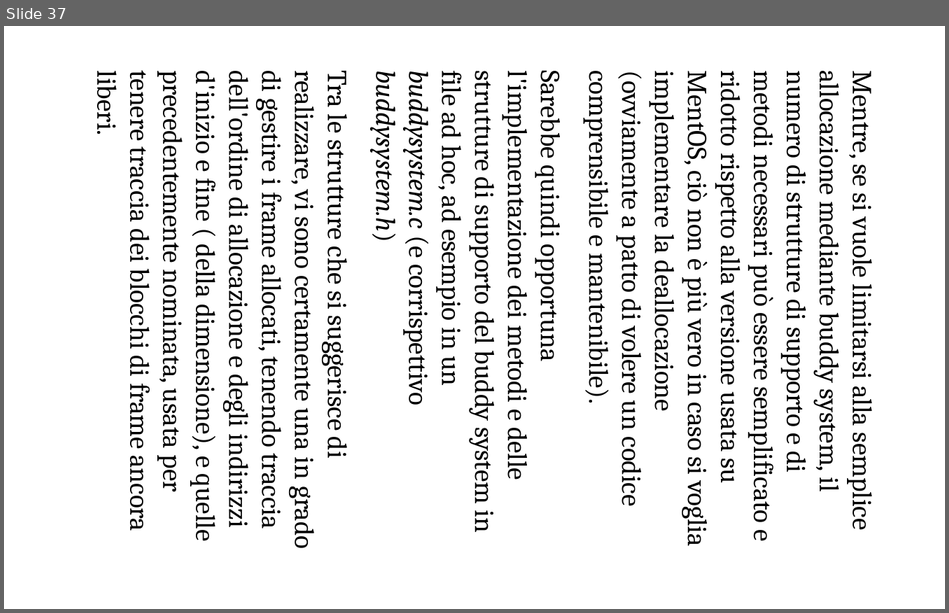
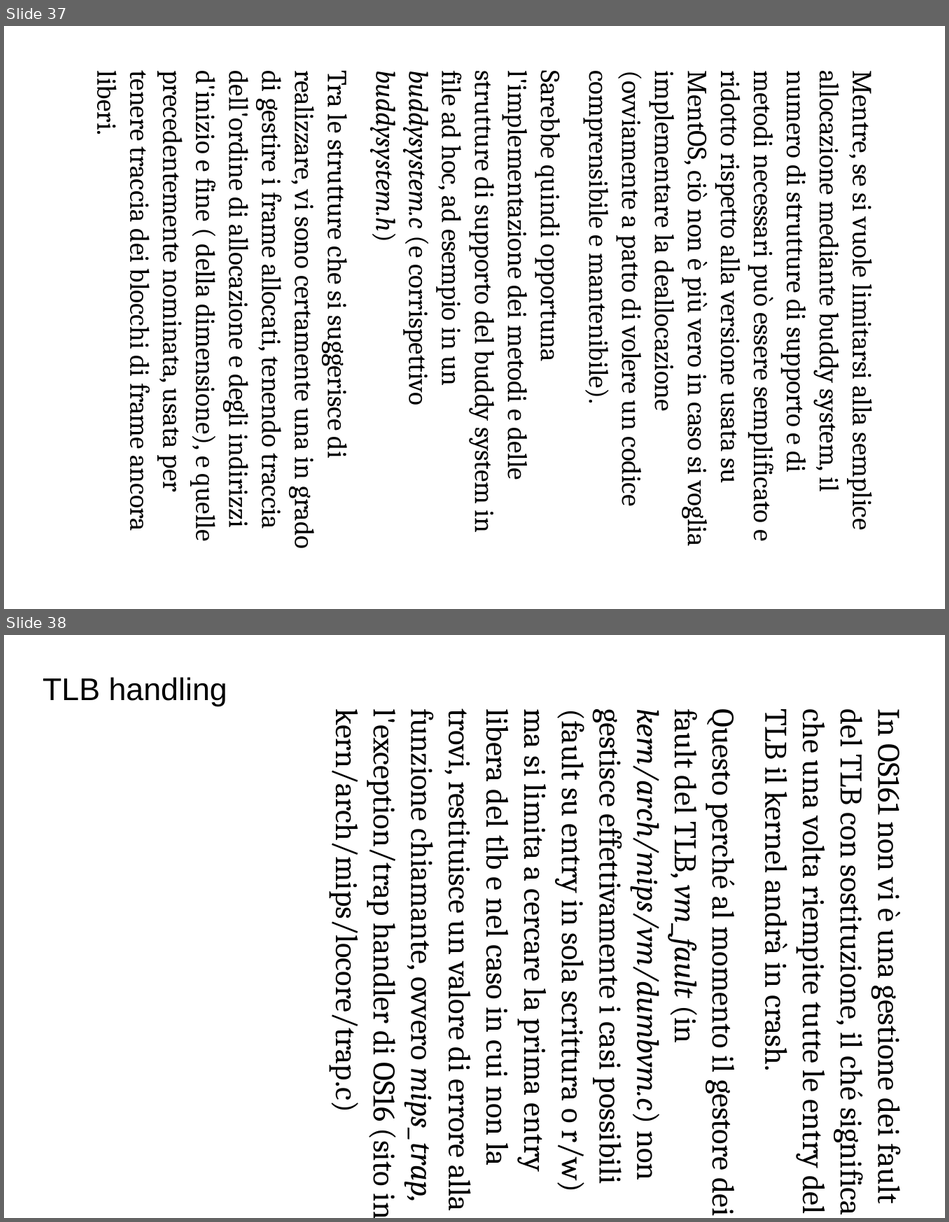
Before and after one commit to ProgrammazioneDiSistema2023-IA-ZZ/Group04, a slide deck: MentOS - Gestione Memoria.odp. Shown one above the other, each under a label of ours: slide 37 before the commit, slides 37 and 38 after it. The pictures are 949x613 and 949x1222 pixels, drawn with LibreOffice and Linux fonts; fonts in the diff are those of the drawing. Boxes give left, top, right and bottom in pixels: in the first picture for what was removed or moved away, otherwise in the second. Text is boxed around its words. In the diff, an @@ line names an element or a change of style, - is before the commit and + after.

```diff
--- a/MentOS - Gestione Memoria.odp
+++ b/MentOS - Gestione Memoria.odp
@@ slide 38 added at box(4, 635, 945, 1218), background #FFFFFF @@
@@ title added at box(42, 677, 227, 706), 32 pt, text #000000 @@
+TLB handling
@@ text added at box(328, 711, 911, 1218), 32 pt, text #000000 @@
+In OS161 non vi è una gestione dei fault del TLB con sostituzione, il ché significa che una volta riempite tutte le entry del TLB il kernel andrà in crash.
+Questo perché al momento il gestore dei fault del TLB, vm_fault (in kern/arch/mips/vm/dumbvm.c) non gestisce effettivamente i casi possibili (fault su entry in sola scrittura o r/w) ma si limita a cercare la prima entry libera del tlb e nel caso in cui non la trovi, restituisce un valore di errore alla funzione chiamante, ovvero mips_trap, l'exception/trap handler di OS16 (sito in kern/arch/mips/locore/trap.c)
```
Also in this commit, not shown: 1 slide changed, 9 other slides added, 3 slides removed, 1 other file.
